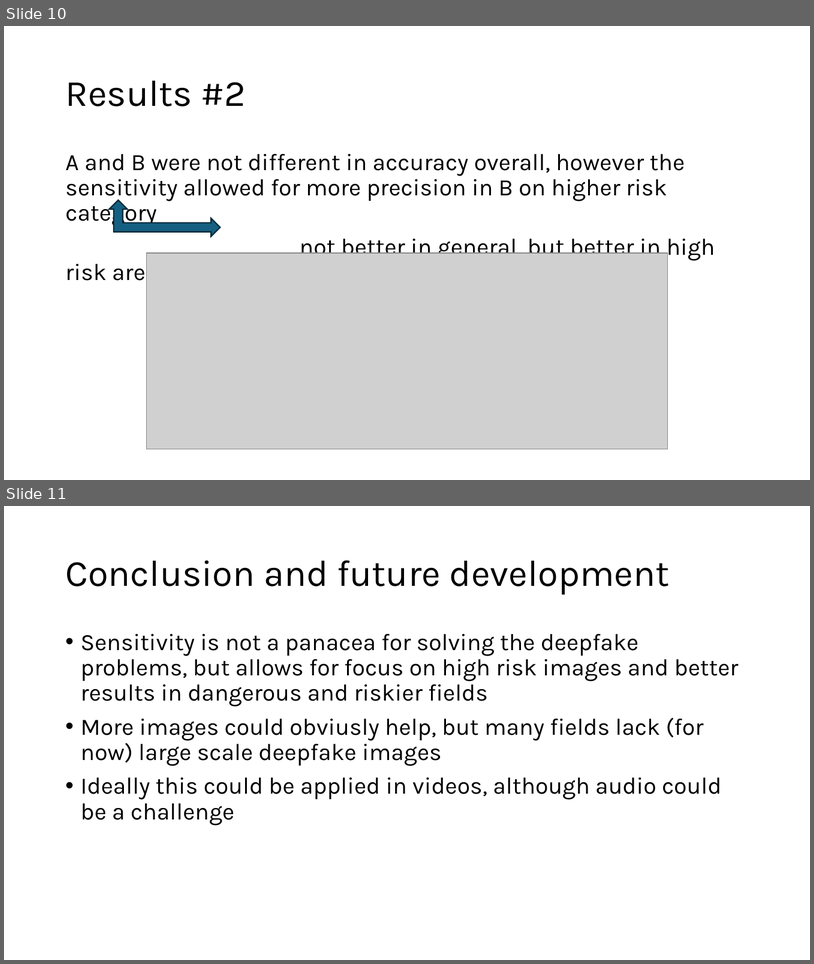
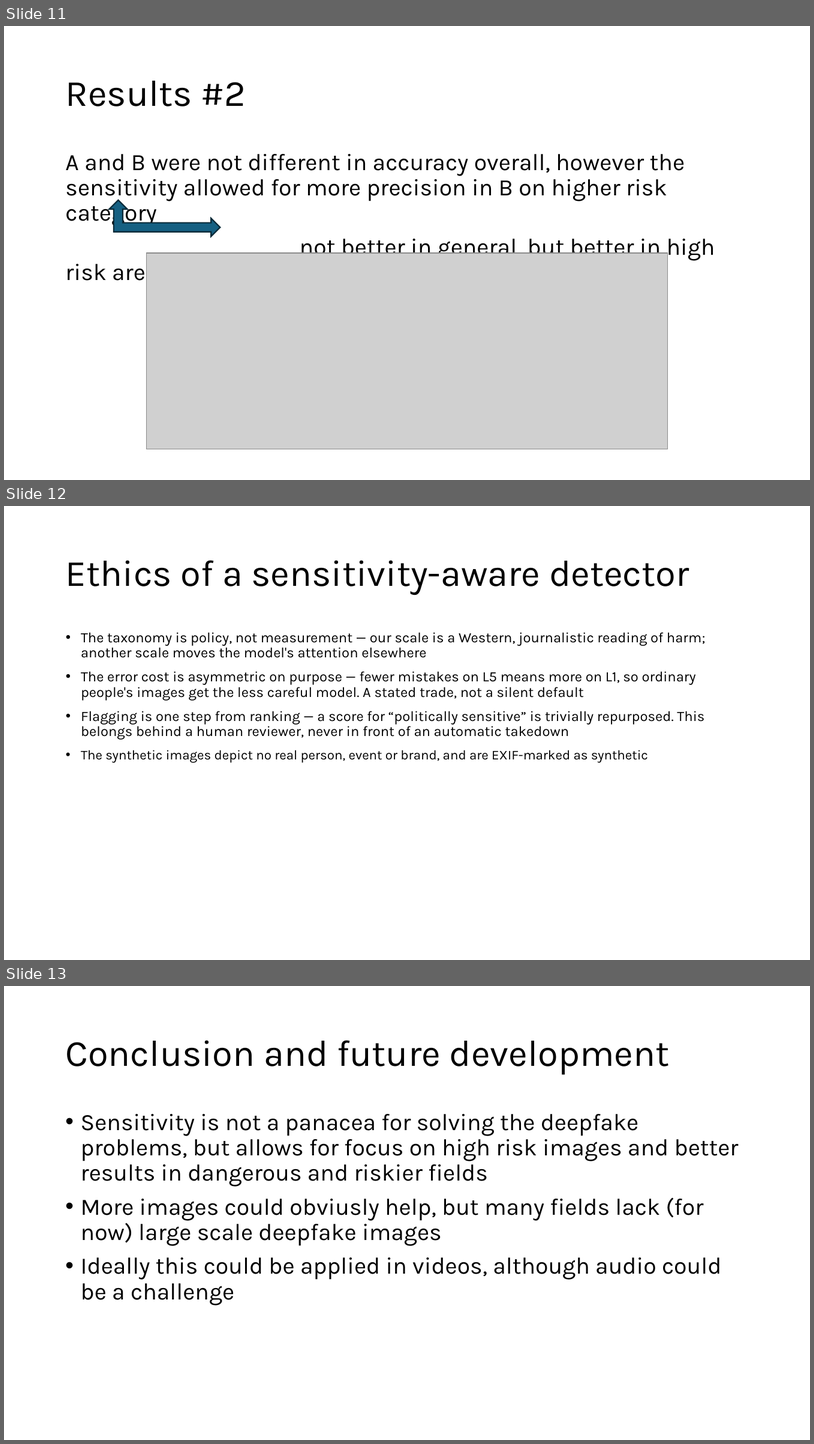
Before and after one commit to sfanta/computervision, a slide deck: ComputerVision.pptx. Shown one above the other, each under a label of ours: slides 10 and 11 before the commit, slides 11, 12 and 13 after it. The pictures are 814x964 and 814x1444 pixels, drawn with LibreOffice and Linux fonts; fonts in the diff are those of the drawing; grey boxes stand for pictures. Boxes give left, top, right and bottom in pixels: in the first picture for what was removed or moved away, otherwise in the second. Text is boxed around its words. In the diff, an @@ line names an element or a change of style, - is before the commit and + after.

```diff
--- a/ComputerVision.pptx
+++ b/ComputerVision.pptx
@@ slide 12 added at (4,506,810,960), background #FFFFFF @@
@@ title added at (66,560,690,595), 44 pt, text #000000 @@
+Ethics of a sensitivity-aware detector
@@ text added at (81,632,706,763), 17 pt, text #000000 @@
+• The taxonomy is policy, not measurement — our scale is a Western, journalistic reading of harm; another scale moves the model's attention elsewhere
+• The error cost is asymmetric on purpose — fewer mistakes on L5 means more on L1, so ordinary people's images get the less careful model. A stated trade, not a silent default
+• Flagging is one step from ranking — a score for “politically sensitive” is trivially repurposed. This belongs behind a human reviewer, never in front of an automatic takedown
+• The synthetic images depict no real person, event or brand, and are EXIF-marked as synthetic
@@ what was slide 10 is now slide 11 @@
@@ what was slide 11 is now slide 13 @@
```
Also in this commit, not shown: 1 other slide added, 6 other files.
